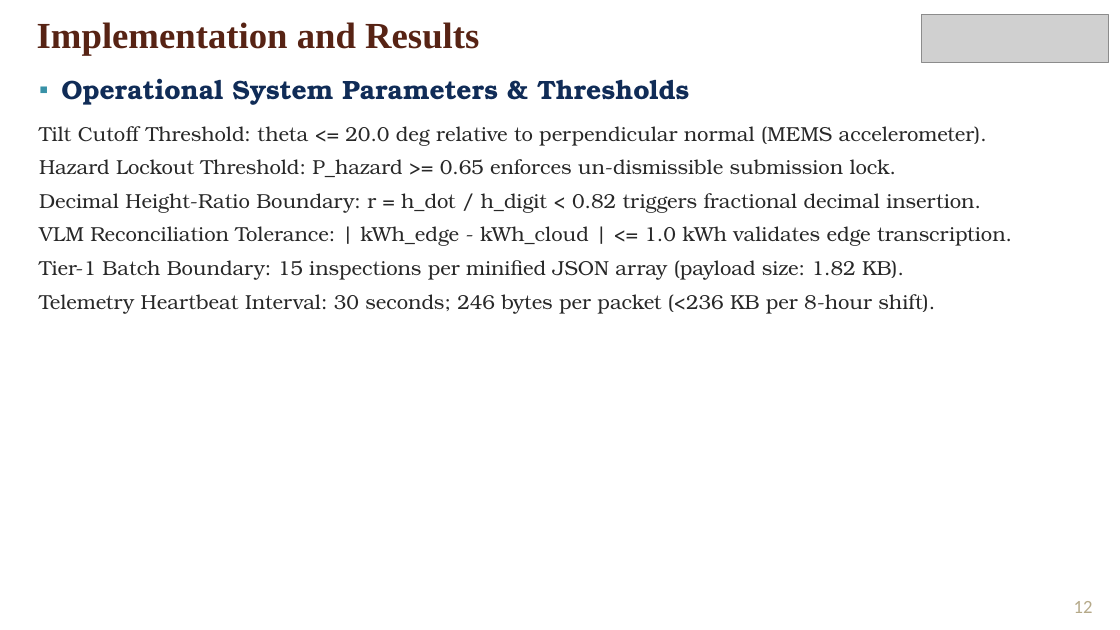
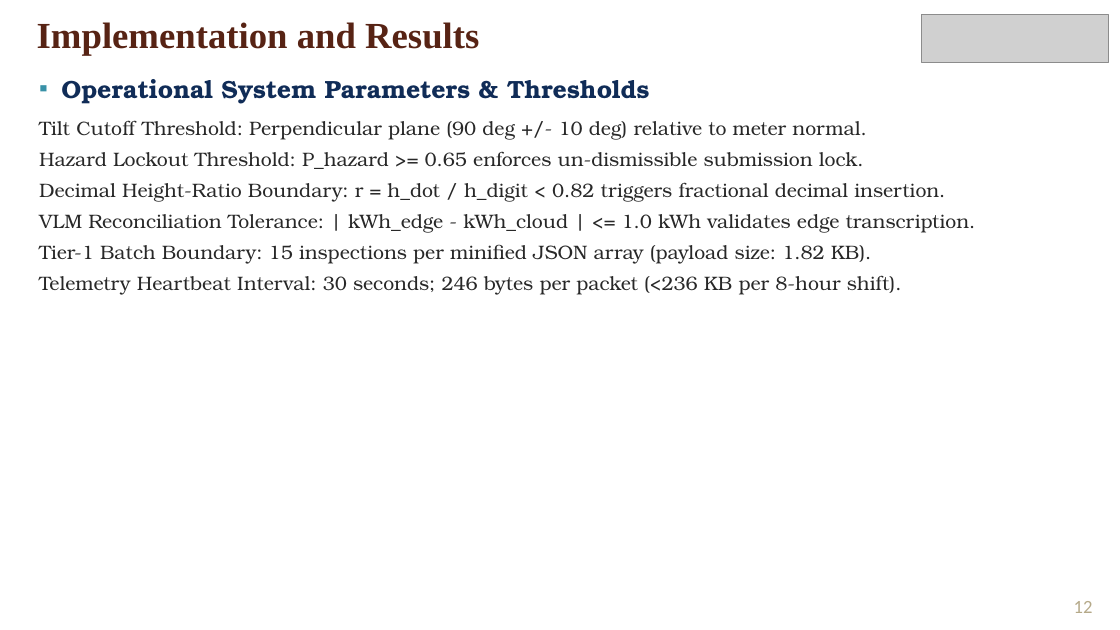
Before and after one commit to frankmathewsajan/psychic-spark, a slide deck: slide 12 of docs/presentation/Capstone_Final_Review_Presentation.pptx. Drawn at 1120x630 pixels with LibreOffice and Linux fonts; fonts in the diff are those of the drawing; grey boxes stand for pictures; background and template pictures are left out. Boxes give left, top, right and bottom in pixels: in the first picture for what was removed or moved away, otherwise in the second. Text is boxed around its words. In the diff, an @@ line names an element or a change of style, - is before the commit and + after.

```diff
--- a/docs/presentation/Capstone_Final_Review_Presentation.pptx
+++ b/docs/presentation/Capstone_Final_Review_Presentation.pptx
@@ text at (39, 79, 976, 295): size 17 to 16 pt in "Operational System Parameters & Thresholds"; size 13 to 12.5 pt in "Hazard Lockout Threshold: P_hazard >= 0.65 enforces ...", "Decimal Height-Ratio Boundary: r = h_dot / ...", "VLM Reconciliation Tolerance: | kWh_edge - kWh_cloud ...", "Tier-1 Batch Boundary: 15 inspections per minified ..." and 1 more places; less space between paragraphs @@
@@ text at (39, 120, 866, 140): text changed; size 13 to 12.5 pt @@
-Tilt Cutoff Threshold: theta <= 20.0 deg relative to perpendicular normal (MEMS accelerometer).
+Tilt Cutoff Threshold: Perpendicular plane (90 deg +/- 10 deg) relative to meter normal.
```
Also in this commit, not shown: 13 other slides changed, 4 other files.
